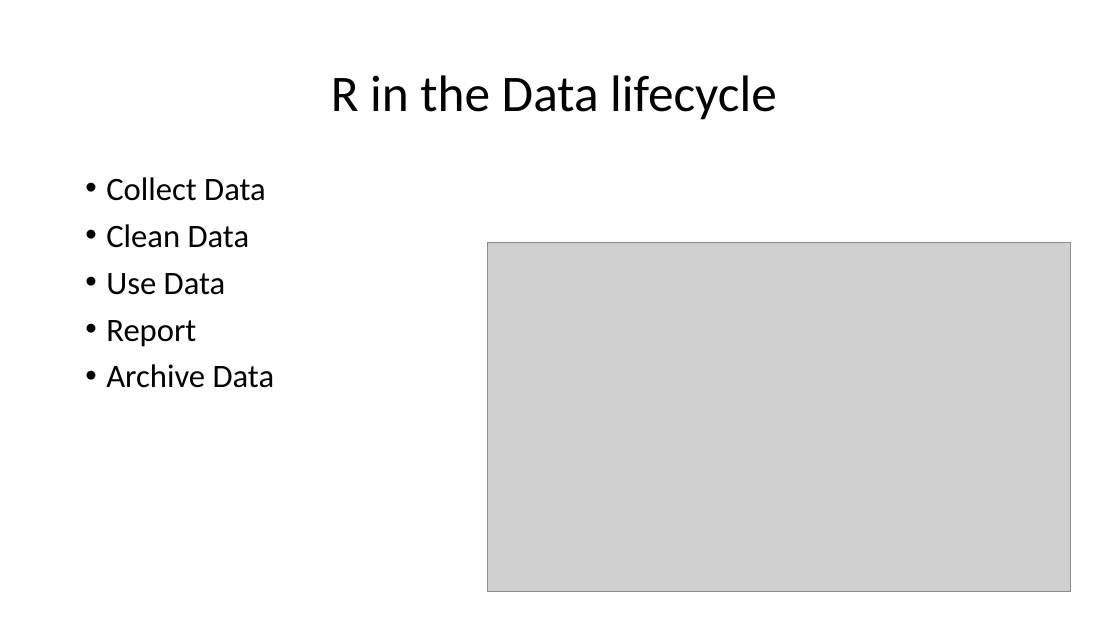
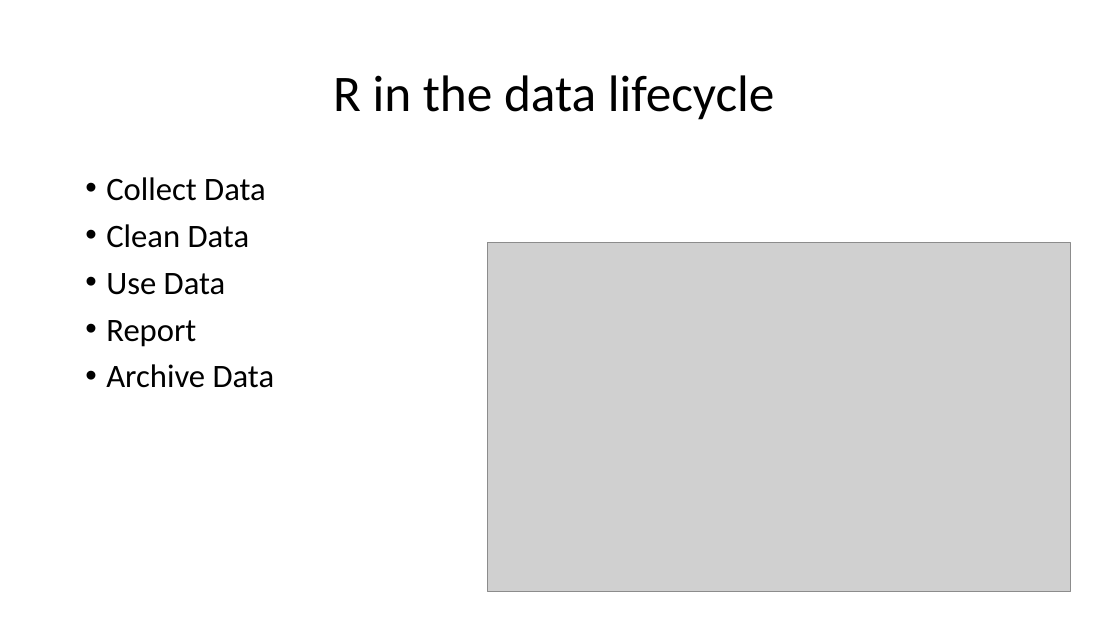
Before and after one commit to bdh5029/Rprojects, a slide deck: slide 4 of VisualizingR.pptx. Drawn at 1120x630 pixels with LibreOffice and Linux fonts; fonts in the diff are those of the drawing; grey boxes stand for pictures. Boxes give left, top, right and bottom in pixels: in the first picture for what was removed or moved away, otherwise in the second. Text is boxed around its words. In the diff, an @@ line names an element or a change of style, - is before the commit and + after.

```diff
--- a/VisualizingR.pptx
+++ b/VisualizingR.pptx
@@ title at <box>333,75,775,120</box>: text changed @@
-R in the Data lifecycle
+R in the data lifecycle
```
Also in this commit, not shown: 4 other slides changed, 3 slides added, 5 slides removed.
